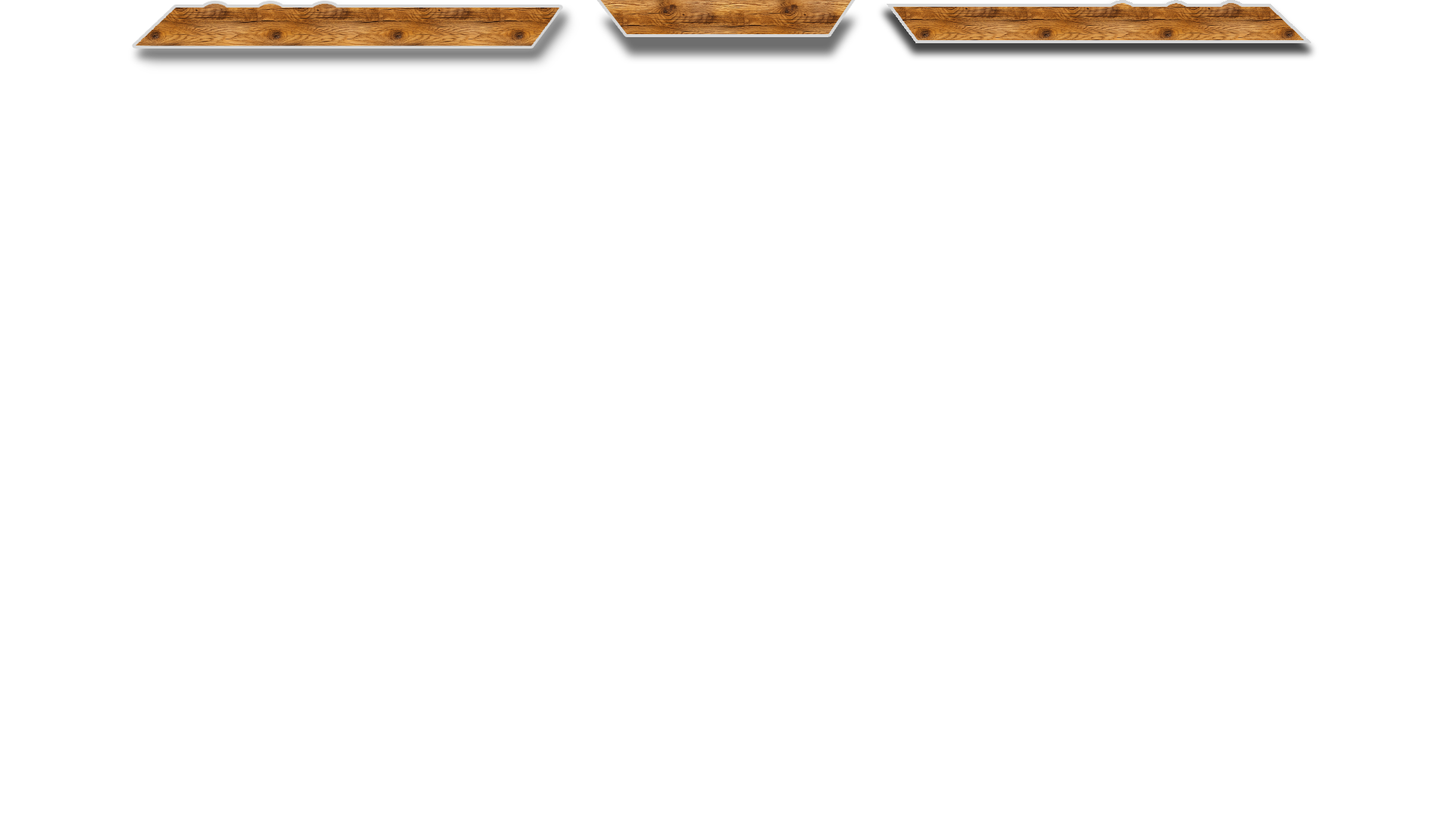
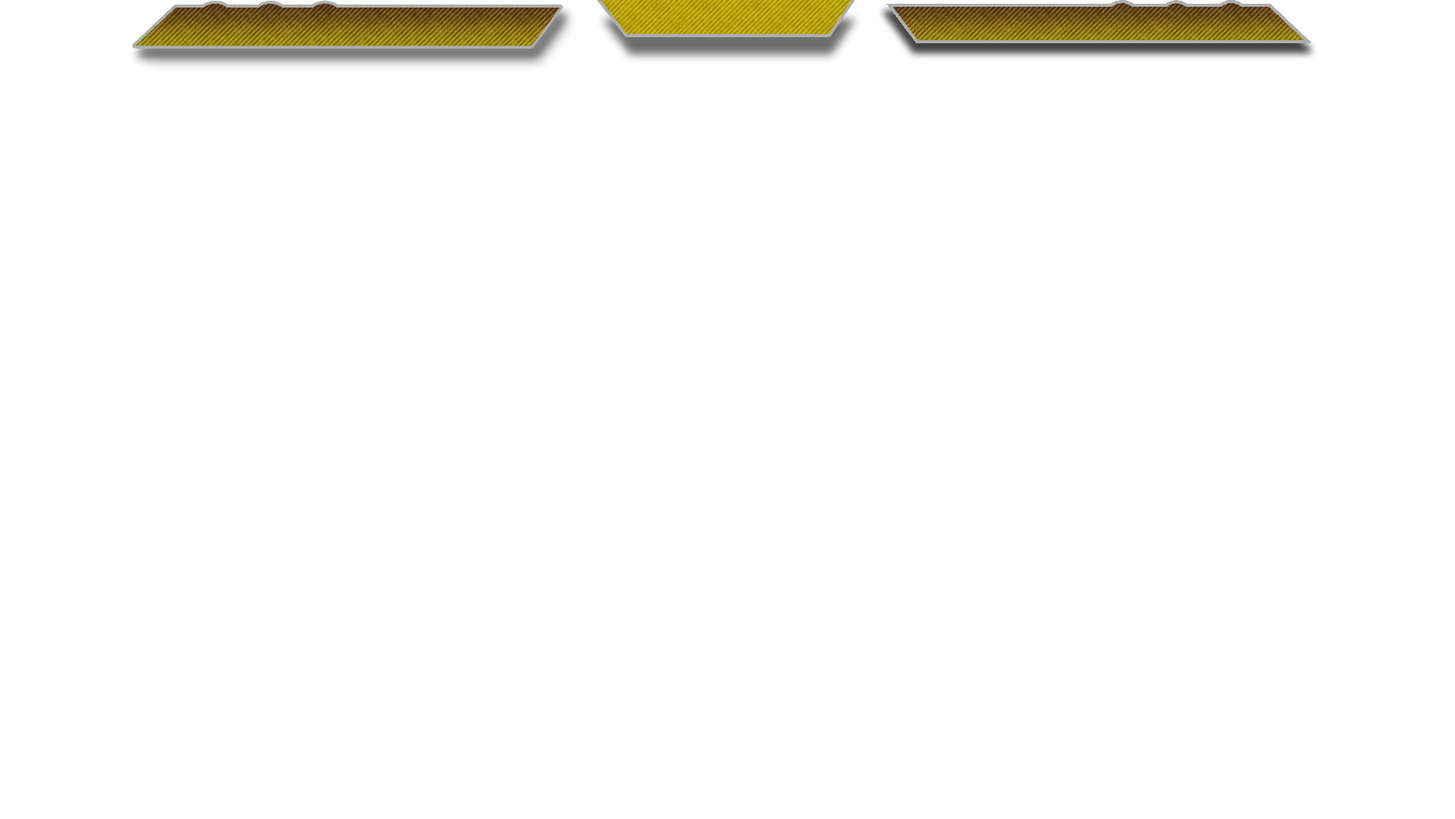
Layer changes from the first 1455 x 819 image to the second:
pixels changed over 131, 0, 1312, 57 (layer not identified)
